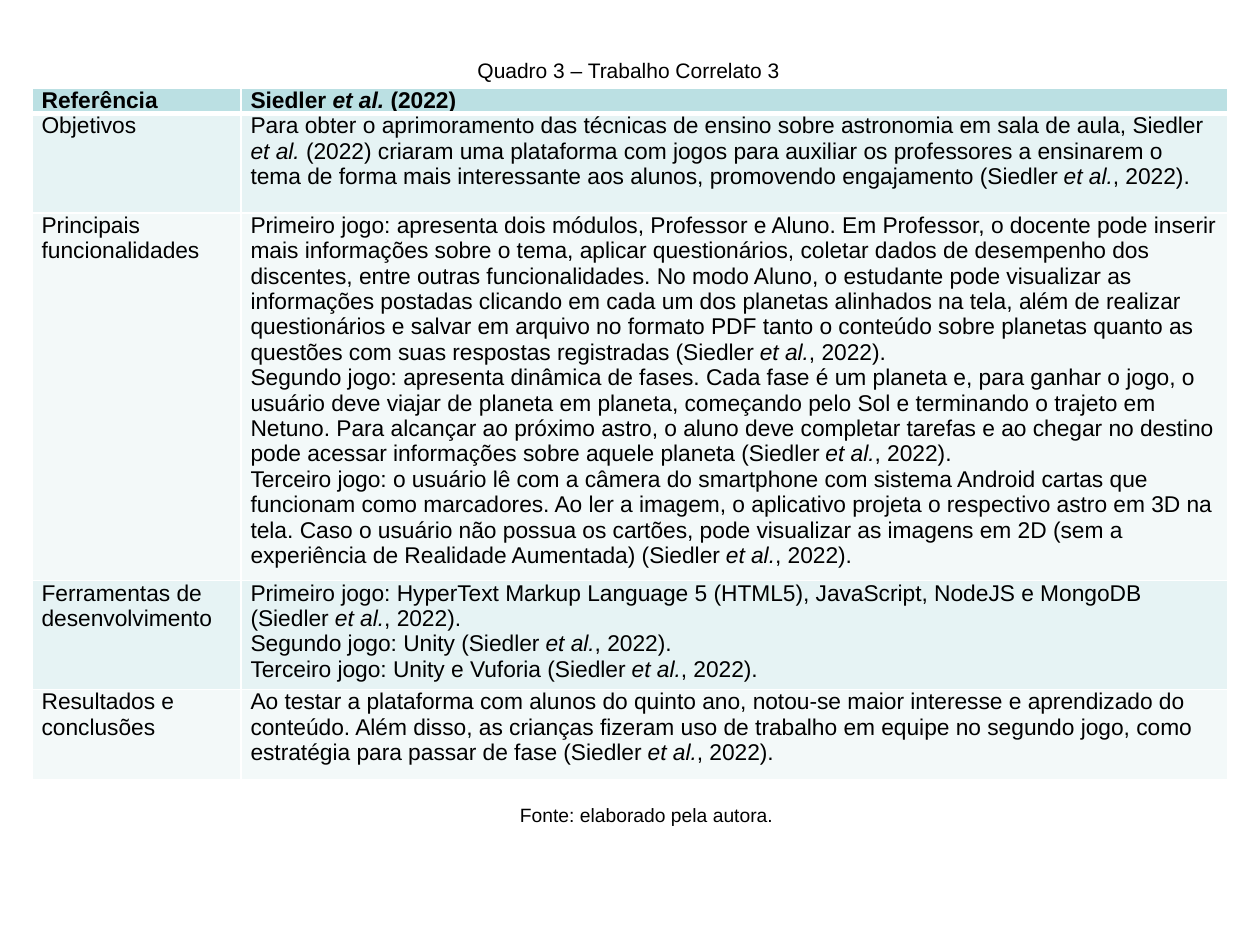
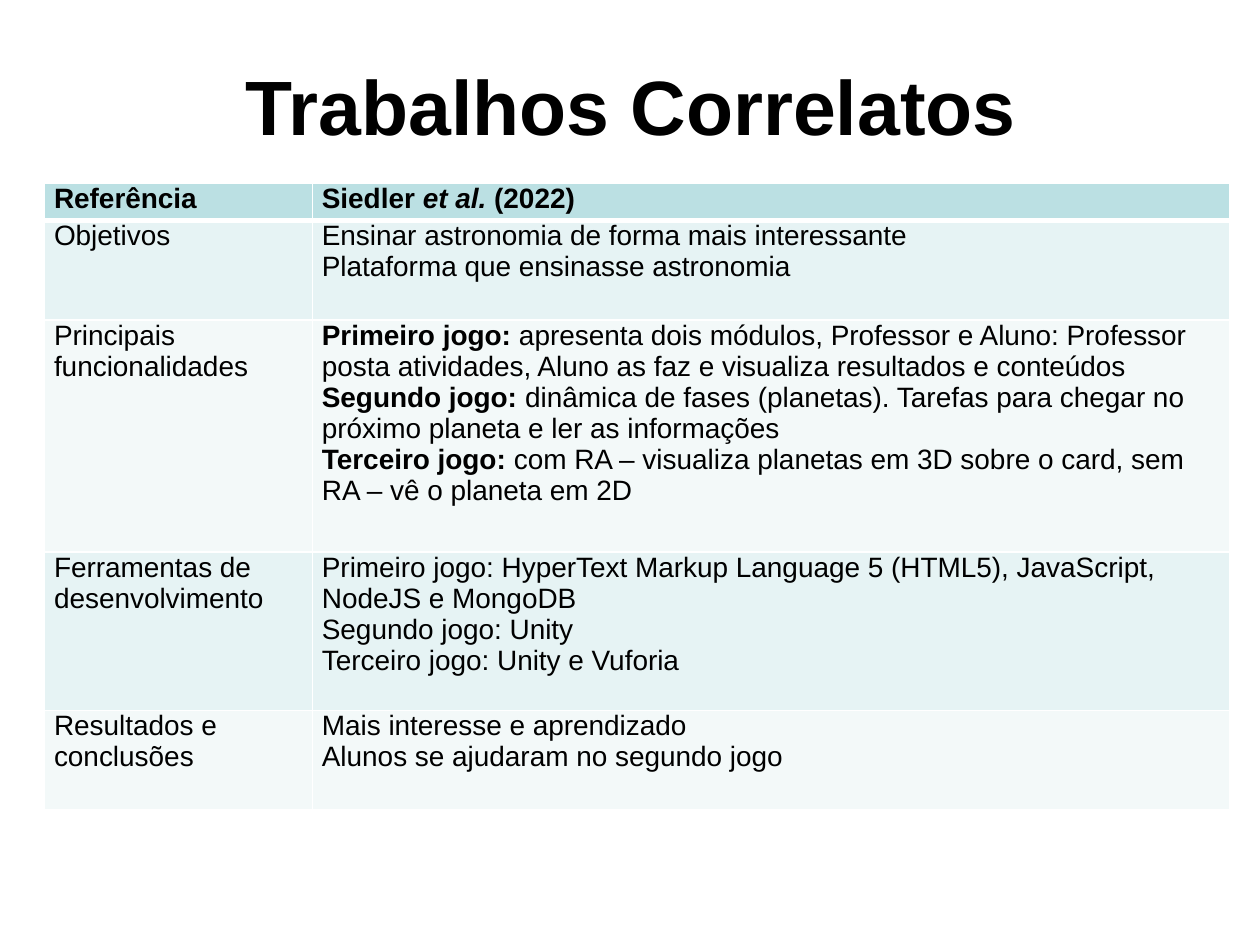
Before and after one commit to PanicAThePython/tcc_NataliaSensWeise, a slide deck: slide 8 of Slides_NataliaSensWeise.pptx (slide 9 before the commit). Drawn at 1260x945 pixels with LibreOffice and Linux fonts; fonts in the diff are those of the drawing; background and template pictures are left out. Boxes give left, top, right and bottom in pixels: in the first picture for what was removed or moved away, otherwise in the second. Text is boxed around its words. In the diff, an @@ line names an element or a change of style, - is before the commit and + after.

```diff
--- a/Slides_NataliaSensWeise.pptx
+++ b/Slides_NataliaSensWeise.pptx
@@ title added at [246, 79, 1016, 136], 44 pt, text #000000, bold @@
+Trabalhos Correlatos
@@ text removed at [477, 62, 780, 82] @@
-Quadro 3 – Trabalho Correlato 3
@@ table at [44, 184, 1230, 810] @@
-row 2, column 2: Para obter o aprimoramento das técnicas de ensino sobre astronomia em sala de aula, Siedler et al. (2022) criaram uma plataforma com jogos para auxiliar os professores a ensinarem o tema de forma mais interessante aos alunos, promovendo engajamento (Siedler et al., 2022).
+row 2, column 2: Ensinar astronomia de forma mais interessante / Plataforma que ensinasse astronomia
-row 3, column 2: Primeiro jogo: apresenta dois módulos, Professor e Aluno. Em Professor, o docente pode inserir mais informações sobre o tema, aplicar questionários, coletar dados de desempenho dos discentes, entre outras funcionalidades. No modo Aluno, o estudante pode visualizar as informações postadas clicando em cada um dos planetas alinhados na tela, além de realizar questionários e salvar em arquivo no formato PDF tanto o conteúdo sobre planetas quanto as questões com suas respostas registradas (Siedler et al., 2022). Segundo jogo: apresenta dinâmica de fases. Cada fase é um planeta e, para ganhar o jogo, o usuário deve viajar de planeta em planeta, começando pelo Sol e terminando o trajeto em Netuno. Para alcançar ao próximo astro, o aluno deve completar tarefas e ao chegar no destino pode acessar informações sobre aquele planeta (Siedler et al., 2022). Terceiro jogo: o usuário lê com a câmera do smartphone com sistema Android cartas que funcionam como marcadores. Ao ler a imagem, o aplicativo projeta o respectivo astro em 3D na tela. Caso o usuário não possua os cartões, pode visualizar as imagens em 2D (sem a experiência de Realidade Aumentada) (Siedler et al., 2022).
+row 3, column 2: Primeiro jogo: apresenta dois módulos, Professor e Aluno: Professor posta atividades, Aluno as faz e visualiza resultados e conteúdos Segundo jogo: dinâmica de fases (planetas). Tarefas para chegar no próximo planeta e ler as informações / Terceiro jogo: com RA – visualiza planetas em 3D sobre o card, sem RA – vê o planeta em 2D
-row 4, column 2: Primeiro jogo: HyperText Markup Language 5 (HTML5), JavaScript, NodeJS e MongoDB (Siedler et al., 2022). / Segundo jogo: Unity (Siedler et al., 2022). / Terceiro jogo: Unity e Vuforia (Siedler et al., 2022).
+row 4, column 2: Primeiro jogo: HyperText Markup Language 5 (HTML5), JavaScript, NodeJS e MongoDB / Segundo jogo: Unity / Terceiro jogo: Unity e Vuforia
-row 5, column 2: Ao testar a plataforma com alunos do quinto ano, notou-se maior interesse e aprendizado do conteúdo. Além disso, as crianças fizeram uso de trabalho em equipe no segundo jogo, como estratégia para passar de fase (Siedler et al., 2022).
+row 5, column 2: Mais interesse e aprendizado / Alunos se ajudaram no segundo jogo
@@ size 13 to 16 pt in "Referência", "Siedler et al. (2022)", "Objetivos", "Principais funcionalidades" and 2 more places @@
@@ table: place and size @@
-table at [33, 88, 1228, 796]
+table at [44, 184, 1230, 810]
@@ text removed at [520, 808, 773, 826] @@
-Fonte: elaborado pela autora.
```
Also in this commit, not shown: 30 other slides changed, 2 slides removed, 2 other files.
